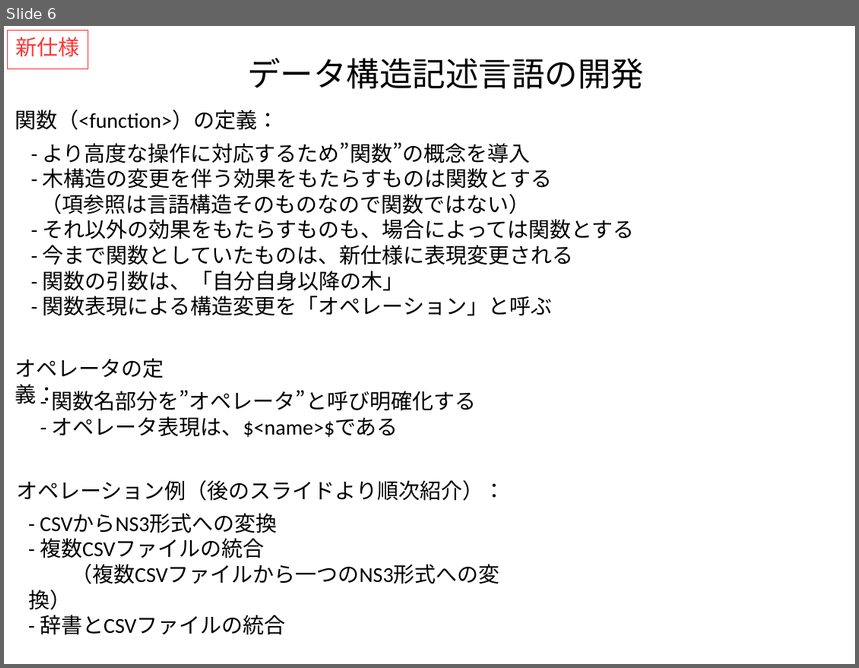
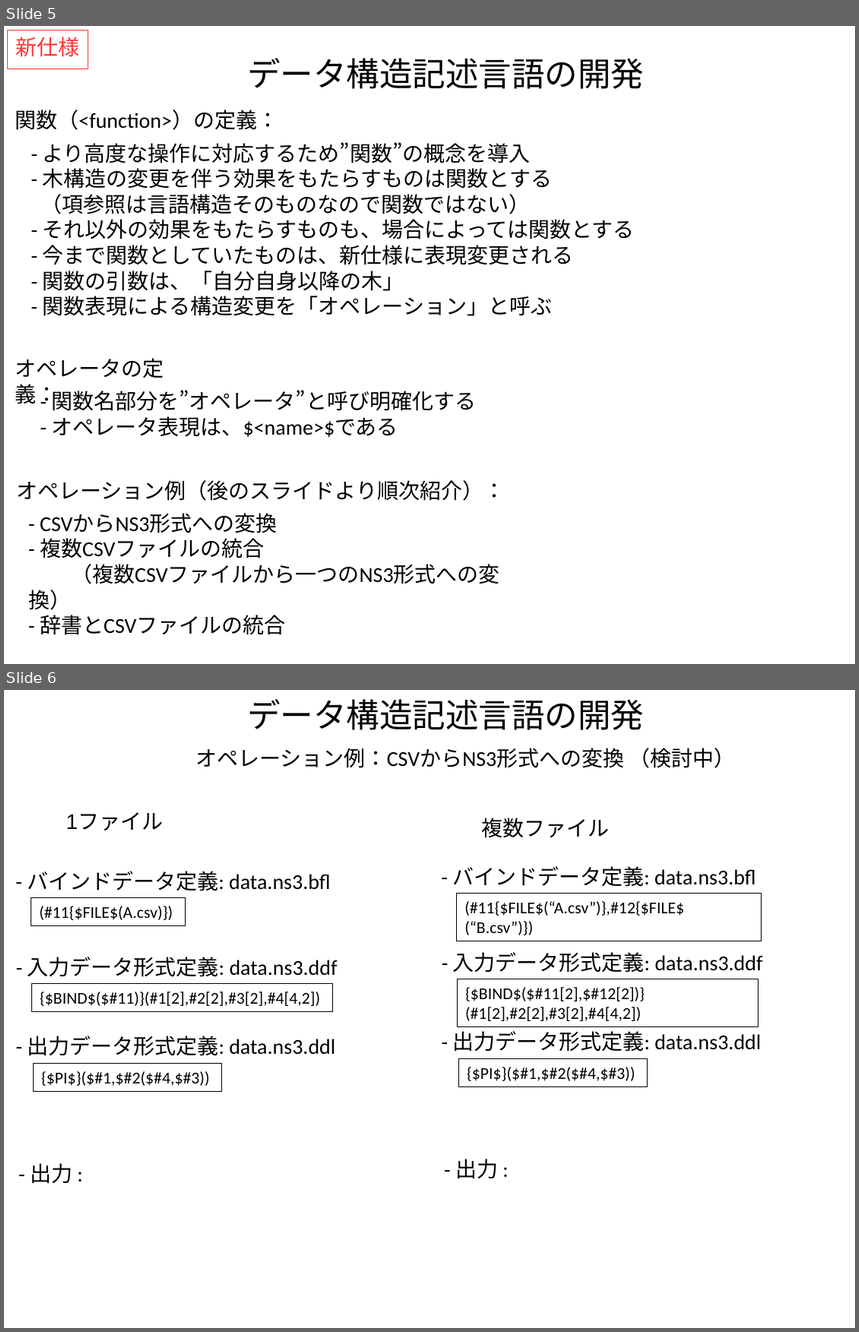
Before and after one commit to kouamano/RECURSIVE-SYSTEM, a slide deck: Document/tq_op_example.odp. Shown one above the other, each under a label of ours: slide 6 before the commit, slides 5 and 6 after it. The pictures are 859x668 and 859x1332 pixels, drawn with LibreOffice and Linux fonts; fonts in the diff are those of the drawing. Boxes give left, top, right and bottom in pixels: in the first picture for what was removed or moved away, otherwise in the second. Text is boxed around its words. In the diff, an @@ line names an element or a change of style, - is before the commit and + after.

```diff
--- a/Document/tq_op_example.odp
+++ b/Document/tq_op_example.odp
@@ slide 6 added at (4, 690, 855, 1328), background #FFFFFF @@
@@ text added at (247, 699, 644, 730), 28 pt, text #000000 @@
+データ構造記述言語の開発
@@ text added at (196, 748, 736, 768), 18 pt, text #000000 @@
+オペレーション例：CSVからNS3形式への変換 （検討中）
@@ text added at (66, 812, 164, 831), 18 pt, text #000000 @@
+1ファイル
@@ text added at (481, 818, 609, 838), 18 pt, text #000000 @@
+複数ファイル
@@ text added at (27, 871, 331, 891), 18 pt, text #000000 @@
+- バインドデータ定義: data.ns3.bfl
@@ text added at (452, 866, 756, 887), 18 pt, text #000000 @@
+- バインドデータ定義: data.ns3.bfl
@@ rectangle added at (456, 894, 761, 942), outline #000000 0 pt, 14 pt, text #000000 @@
+(#11{$FILE$(“A.csv”)},#12{$FILE$(“B.csv”)})
@@ rectangle added at (31, 897, 184, 926), outline #000000 0 pt, 14 pt, text #000000 @@
+(#11{$FILE$(A.csv)})
@@ text added at (28, 957, 338, 977), 18 pt, text #000000 @@
+- 入力データ形式定義: data.ns3.ddf
@@ text added at (453, 952, 763, 973), 18 pt, text #000000 @@
+- 入力データ形式定義: data.ns3.ddf
@@ rectangle added at (31, 983, 332, 1011), outline #000000 0 pt, 14 pt, text #000000 @@
+{$BIND$($#11)}(#1[2],#2[2],#3[2],#4[4,2])
@@ rectangle added at (457, 979, 758, 1027), outline #000000 0 pt, 14 pt, text #000000 @@
+{$BIND$($#11[2],$#12[2])}(#1[2],#2[2],#3[2],#4[4,2])
@@ text added at (453, 1031, 761, 1052), 18 pt, text #000000 @@
+- 出力データ形式定義: data.ns3.ddl
@@ text added at (28, 1036, 335, 1056), 18 pt, text #000000 @@
+- 出力データ形式定義: data.ns3.ddl
@@ rectangle added at (33, 1063, 222, 1091), outline #000000 0 pt, 14 pt, text #000000 @@
+{$PI$}($#1,$#2($#4,$#3))
@@ rectangle added at (458, 1059, 648, 1087), outline #000000 0 pt, 14 pt, text #000000 @@
+{$PI$}($#1,$#2($#4,$#3))
@@ text added at (30, 1163, 72, 1184), 18 pt, text #000000 @@
+- 出力 :
@@ text added at (455, 1159, 498, 1179), 18 pt, text #000000 @@
+- 出力 :
@@ what was slide 6 is now slide 5 @@
```
Also in this commit, not shown: 1 slide changed, 8 slides removed, 1 other file.
